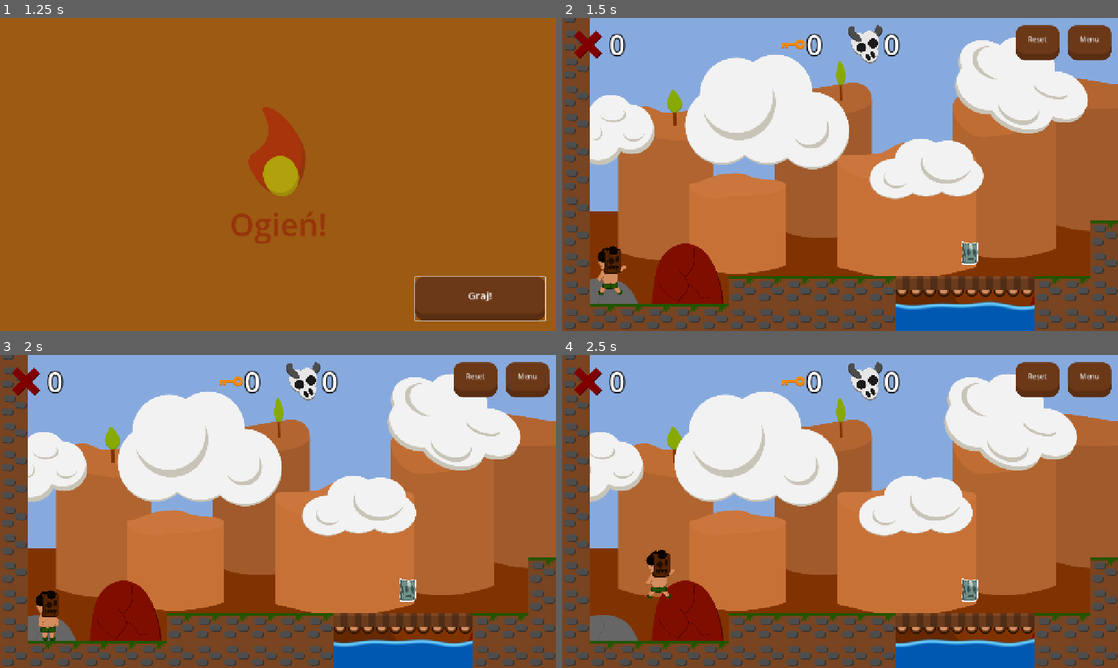
Above: before the commit, frames 1-4 (two rows, left to right).
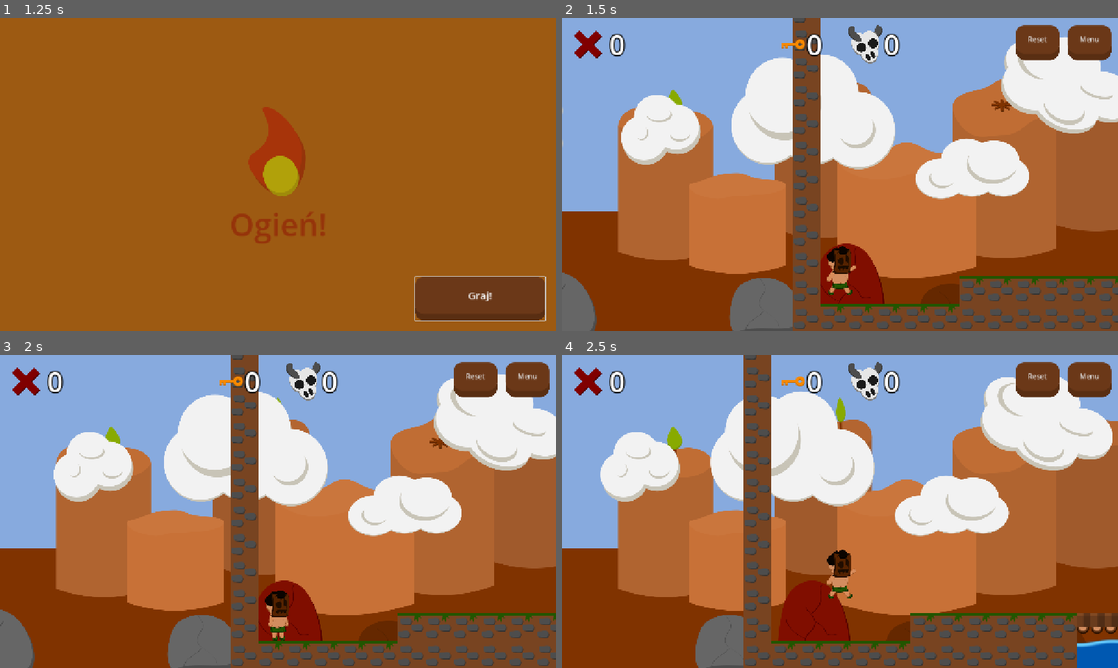
Above: after the commit, the same moments.

Repository: Nabiz/FourElements
Game: Godot game, scene res://Scenes/GUI/main_menu.tscn
The game is run twice, just before and just after one commit, with the same random seed, the same clock (stepped at 60 frames per second) and the same inputs. The engine's default icon, where the game draws it, is replaced by a stand-in: a white triangle on a blue panel in a dark square.
Inputs:
- Up to frame 1 (1.25 s): click "Nowa Gra" at 0.5 s
- Up to frame 2 (1.5 s): click "Graj!" at 1.25 s
- Up to frame 3 (2 s): no input
- Up to frame 4 (2.5 s): tap Enter (ui_accept) at 2, 2.27 s; hold Right (ui_right) from 2.03 s (still down); hold E (ui_talk) from 2.03 s (still down); tap X (ui_fire) at 2.1 s

Frame 1 is identical in both runs. In frame 2, 42% of the frame differs, in the area x 0-100%, y 0-100%; in frame 3, 41%; in frame 4, 41%.

Commit message:
fixes after demo day

Diff:
--- a/Levels/all_Level_2.tscn
+++ b/Levels/all_Level_2.tscn
@@ -17,7 +17,6 @@
 
 [node name="Player" parent="." instance=ExtResource("1_amow4")]
 position = Vector2(575, 541)
-camera_limits = [-1024, -432, 1792, 720]
 
 [node name="FinishArea" parent="." node_paths=PackedStringArray("end_level_popup") instance=ExtResource("2_0va4v")]
 position = Vector2(866, 521)
@@ -65,6 +64,10 @@
 position = Vector2(1163, 525)
 element = 4
 
+[node name="MaskPickup13" parent="Node2D" instance=ExtResource("7_qsjp0")]
+position = Vector2(1163, 445)
+element = 4
+
 [node name="MaskPickup7" parent="Node2D" instance=ExtResource("7_qsjp0")]
 position = Vector2(1419, 302)
 element = 2
--- a/Levels/cartographer_level.tscn
+++ b/Levels/cartographer_level.tscn
@@ -7,16 +7,17 @@
 [ext_resource type="TileSet" uid="uid://lqi2h7vfgbei" path="res://resources/tilesets/tileset.tres" id="5_vy2kb"]
 [ext_resource type="PackedScene" uid="uid://bbp66xbtvbism" path="res://scenes/pickups/mask_pickup.tscn" id="6_5cabp"]
 [ext_resource type="Texture2D" uid="uid://dve8xxd3nthh1" path="res://assets/cartograph/rope.png" id="8_bvx3d"]
-[ext_resource type="Texture2D" uid="uid://x5ibwxw3h8xe" path="res://assets/cartograph/cartograph.png" id="8_gur2h"]
 [ext_resource type="PackedScene" uid="uid://cduv0gbami34p" path="res://scenes/props/water_path.tscn" id="10_5cabp"]
 [ext_resource type="Texture2D" uid="uid://b4hjfgh28lpdo" path="res://assets/cartograph/pot_cover.png" id="10_bvx3d"]
 [ext_resource type="Script" uid="uid://cmjm8o6ifdamu" path="res://scripts/custom_objectives/cartographer_encounter.gd" id="11_pbsl8"]
 [ext_resource type="Texture2D" uid="uid://47gyut2y5yen" path="res://icon.svg" id="12_5cabp"]
 [ext_resource type="Script" uid="uid://dn6vlnmw501al" path="res://scripts/props/rope.gd" id="12_bvx3d"]
+[ext_resource type="Texture2D" uid="uid://dxyohwfduk0tb" path="res://assets/cartograph/cartograph_v2.png" id="12_shu37"]
 [ext_resource type="PackedScene" uid="uid://b657y1ssc83x3" path="res://scenes/props/fire.tscn" id="12_tdya1"]
 [ext_resource type="Texture2D" uid="uid://by6hvtxok1nhk" path="res://assets/cartograph/pot.png" id="14_ha5n6"]
 [ext_resource type="PackedScene" uid="uid://dwkde8i2sh1ce" path="res://scenes/props/dialogue_area.tscn" id="16_3l2mx"]
 [ext_resource type="PackedScene" uid="uid://dpvdhpekec6yg" path="res://scenes/gui/dialogue_canvas.tscn" id="17_rvum4"]
+[ext_resource type="Texture2D" uid="uid://csgd6qmb47yrd" path="res://assets/particles/bubble.png" id="18_shu37"]
 
 [sub_resource type="Animation" id="Animation_ha5n6"]
 resource_name = "1"
@@ -30,7 +31,7 @@
 "times": PackedFloat32Array(0, 0.5),
 "transitions": PackedFloat32Array(1, 1),
 "update": 0,
-"values": [Vector2(1089, 283), Vector2(1090, 439)]
+"values": [Vector2(1089, 283), Vector2(1090, 444)]
 }
 tracks/1/type = "value"
 tracks/1/imported = false
@@ -70,6 +71,18 @@
 "update": 1,
 "values": [true]
 }
+tracks/4/type = "value"
+tracks/4/imported = false
+tracks/4/enabled = true
+tracks/4/path = NodePath("AnimationPlayer:current_animation")
+tracks/4/interp = 1
+tracks/4/loop_wrap = true
+tracks/4/keys = {
+"times": PackedFloat32Array(0.5),
+"transitions": PackedFloat32Array(1),
+"update": 1,
+"values": [&"waving"]
+}
 
 [sub_resource type="Animation" id="Animation_pbsl8"]
 length = 0.001
@@ -109,6 +122,18 @@
 "update": 1,
 "values": [false]
 }
+tracks/3/type = "value"
+tracks/3/imported = false
+tracks/3/enabled = true
+tracks/3/path = NodePath("AnimationPlayer:current_animation")
+tracks/3/interp = 1
+tracks/3/loop_wrap = true
+tracks/3/keys = {
+"times": PackedFloat32Array(0),
+"transitions": PackedFloat32Array(1),
+"update": 1,
+"values": [""]
+}
 
 [sub_resource type="AnimationLibrary" id="AnimationLibrary_3l2mx"]
 _data = {
@@ -116,14 +141,62 @@
 &"RESET": SubResource("Animation_pbsl8")
 }
 
+[sub_resource type="Animation" id="Animation_rdxbt"]
+length = 0.001
+tracks/0/type = "value"
+tracks/0/imported = false
+tracks/0/enabled = true
+tracks/0/path = NodePath(".:frame")
+tracks/0/interp = 1
+tracks/0/loop_wrap = true
+tracks/0/keys = {
+"times": PackedFloat32Array(0),
+"transitions": PackedFloat32Array(1),
+"update": 1,
+"values": [0]
+}
+
+[sub_resource type="Animation" id="Animation_shu37"]
+resource_name = "waving"
+length = 0.5
+loop_mode = 1
+tracks/0/type = "value"
+tracks/0/imported = false
+tracks/0/enabled = true
+tracks/0/path = NodePath(".:frame")
+tracks/0/interp = 1
+tracks/0/loop_wrap = true
+tracks/0/keys = {
+"times": PackedFloat32Array(0, 0.233333),
+"transitions": PackedFloat32Array(1, 1),
+"update": 1,
+"values": [0, 1]
+}
+
+[sub_resource type="AnimationLibrary" id="AnimationLibrary_2ih8c"]
+_data = {
+&"RESET": SubResource("Animation_rdxbt"),
+&"waving": SubResource("Animation_shu37")
+}
+
 [sub_resource type="RectangleShape2D" id="RectangleShape2D_bvx3d"]
 size = Vector2(20, 367)
 
+[sub_resource type="Curve" id="Curve_rdxbt"]
+_data = [Vector2(0, 0), 0.0, 0.0, 0, 0, Vector2(0.502066, 0.264911), 0.0, 0.0, 0, 0, Vector2(1, 0), 0.0, 0.0, 0, 0]
+point_count = 3
+
+[sub_resource type="RectangleShape2D" id="RectangleShape2D_2ih8c"]
+size = Vector2(171, 30)
+
 [sub_resource type="RectangleShape2D" id="RectangleShape2D_rvum4"]
 size = Vector2(250, 172)
 
 [sub_resource type="RectangleShape2D" id="RectangleShape2D_shu37"]
 size = Vector2(77, 87)
+
+[sub_resource type="RectangleShape2D" id="RectangleShape2D_rdxbt"]
+size = Vector2(21, 55)
 
 [node name="CartographLevel" type="Node2D"]
 
@@ -142,7 +215,7 @@
 
 [node name="TileMapLayer" type="TileMapLayer" parent="."]
 position = Vector2(0, 16)
-tile_map_data = PackedByteArray("AAAAAAgAAQABAAEAAAAAAAkAAQA …(960 unchanged characters)… CAAAAAAAFAAQAAQACAAAAAAAGAAQAAQACAAAAAAA=")
+tile_map_data = PackedByteArray("AAAAAAgAAQABAAEAAAAAAAkAAQA …(960 unchanged characters)… CAAAAAAAFAAQAAQACAAAAAAAGAAQAAQACAAAAAAAHAAcAAQACAAAAAAA=")
 tile_set = ExtResource("5_vy2kb")
 
 [node name="Node2D" type="Node2D" parent="."]
@@ -155,7 +228,7 @@
 position = Vector2(321, 231)
 
 [node name="MaskPickup3" parent="Node2D" instance=ExtResource("6_5cabp")]
-position = Vector2(576, 421)
+position = Vector2(479, 418)
 element = 4
 
 [node name="Icon" type="Sprite2D" parent="."]
@@ -182,9 +255,10 @@
 position = Vector2(1080, 473)
 scale = Vector2(0.6, 0.75)
 
-[node name="CartographerEncounter" type="Node2D" parent="." node_paths=PackedStringArray("fire")]
+[node name="CartographerEncounter" type="Node2D" parent="." node_paths=PackedStringArray("fire", "bubbles")]
 script = ExtResource("11_pbsl8")
 fire = NodePath("Fire")
+bubbles = NodePath("CPUParticles2D")
 
 [node name="AnimationPlayer" type="AnimationPlayer" parent="CartographerEncounter"]
 root_node = NodePath("../Cartograph")
@@ -196,8 +270,14 @@
 position = Vector2(1089, 283)
 rotation = -3.14159
 scale = Vector2(0.35, 0.35)
-texture = ExtResource("8_gur2h")
+texture = ExtResource("12_shu37")
 flip_h = true
+hframes = 2
+
+[node name="AnimationPlayer" type="AnimationPlayer" parent="CartographerEncounter/Cartograph"]
+libraries = {
+&"": SubResource("AnimationLibrary_2ih8c")
+}
 
 [node name="Rope" type="Area2D" parent="CartographerEncounter" node_paths=PackedStringArray("animation_player", "collision_shape")]
 position = Vector2(1091, 132)
@@ -236,10 +316,14 @@
 z_index = 1
 position = Vector2(1090, 601)
 
+[node name="CollisionShape2D" parent="CartographerEncounter/Fire" index="1"]
+position = Vector2(-21, 0)
+
 [node name="DialogueArea" parent="CartographerEncounter" node_paths=PackedStringArray("dialogue_canvas") instance=ExtResource("16_3l2mx")]
 position = Vector2(1089, 433)
 monitoring = false
 dialogue_canvas = NodePath("../DialogCanvas")
+character_array = ["Thomas", "Shilah", "Thomas", "Shilah"]
 sentence_array = ["Ratunku nie umiem pływać!", "Nie martw się! Już jesteś bezpieczny. Mam na imię Shilah i jestem wodze …(351 unchanged characters)…
 
 [node name="Cartograph" parent="CartographerEncounter/DialogueArea" index="1"]
@@ -247,6 +331,24 @@
 
 [node name="DialogCanvas" parent="CartographerEncounter" instance=ExtResource("17_rvum4")]
 visible = false
+
+[node name="CPUParticles2D" type="CPUParticles2D" parent="CartographerEncounter"]
+z_index = 1
+position = Vector2(1086, 455)
+amount = 50
+texture = ExtResource("18_shu37")
+speed_scale = 0.5
+emission_shape = 3
+emission_rect_extents = Vector2(80, 10)
+gravity = Vector2(0, -245)
+scale_amount_curve = SubResource("Curve_rdxbt")
+
+[node name="WaterArea" type="Area2D" parent="CartographerEncounter"]
+position = Vector2(1065, 472)
+
+[node name="CollisionShape2D" type="CollisionShape2D" parent="CartographerEncounter/WaterArea"]
+position = Vector2(17, -21)
+shape = SubResource("RectangleShape2D_2ih8c")
 
 [node name="StaticBody2D" type="StaticBody2D" parent="."]
 position = Vector2(1079, 564)
@@ -259,7 +361,14 @@
 position = Vector2(138, -77)
 shape = SubResource("RectangleShape2D_shu37")
 
+[node name="CollisionShape2D3" type="CollisionShape2D" parent="StaticBody2D"]
+position = Vector2(-104.5, -99.5)
+shape = SubResource("RectangleShape2D_rdxbt")
+
 [connection signal="area_entered" from="CartographerEncounter/Rope" to="CartographerEncounter/Rope" method="_on_area_entered"]
+[connection signal="tree_exited" from="CartographerEncounter/Fire" to="CartographerEncounter" method="_on_fire_tree_exited"]
 [connection signal="dialogue_ended" from="CartographerEncounter/DialogCanvas" to="CartographerEncounter" method="_on_dialog_canvas_dialogue_ended"]
-
+[connection signal="body_entered" from="CartographerEncounter/WaterArea" to="CartographerEncounter" method="_on_water_area_body_entered"]
+
+[editable path="CartographerEncounter/Fire"]
 [editable path="CartographerEncounter/DialogueArea"]
--- a/Levels/earth_level_1.tscn
+++ b/Levels/earth_level_1.tscn
@@ -34,11 +34,11 @@
 [node name="Node2D" type="Node2D" parent="."]
 
 [node name="MaskPickup" parent="Node2D" instance=ExtResource("7_u37go")]
-position = Vector2(580, 349)
+position = Vector2(633, 349)
 element = 3
 
 [node name="MaskPickup2" parent="Node2D" instance=ExtResource("7_u37go")]
-position = Vector2(899, 349)
+position = Vector2(837, 349)
 element = 3
 
 [node name="LabelHandler" type="Node2D" parent="."]
--- a/Levels/fire_level_1.tscn
+++ b/Levels/fire_level_1.tscn
@@ -14,7 +14,6 @@
 
 [node name="Player" parent="." instance=ExtResource("1_5l3s2")]
 position = Vector2(111, 584)
-camera_limits = [null, -1000000, 2272, 720]
 
 [node name="FinishArea" parent="." node_paths=PackedStringArray("end_level_popup") instance=ExtResource("2_tckme")]
 position = Vector2(2145, 585)
@@ -66,8 +65,12 @@
 position = Vector2(1264, 580)
 
 [node name="Fire" parent="." instance=ExtResource("9_mrv01")]
+z_index = 10
 position = Vector2(1570, 601)
 
 [node name="MaskPickup" parent="." instance=ExtResource("7_dsr4j")]
-position = Vector2(939, 587)
+position = Vector2(1738, 587)
 element = 2
+
+[node name="MaskPickup2" parent="." instance=ExtResource("7_dsr4j")]
+position = Vector2(1389, 589)
--- a/Levels/water_level_1.tscn
+++ b/Levels/water_level_1.tscn
@@ -8,11 +8,32 @@
 [ext_resource type="PackedScene" uid="uid://cduv0gbami34p" path="res://scenes/props/water_path.tscn" id="6_h2cuw"]
 [ext_resource type="PackedScene" uid="uid://bbp66xbtvbism" path="res://scenes/pickups/mask_pickup.tscn" id="7_vasab"]
 [ext_resource type="PackedScene" uid="uid://cwdtgtgv530co" path="res://scenes/pickups/key.tscn" id="8_kt8ba"]
+[ext_resource type="PackedScene" uid="uid://b657y1ssc83x3" path="res://scenes/props/fire.tscn" id="8_ku3fi"]
 
 [node name="WaterLevel" type="Node2D"]
 
+[node name="LabelHandler" type="Node2D" parent="."]
+position = Vector2(610, 1016)
+
+[node name="Label" type="Label" parent="LabelHandler"]
+anchors_preset = 8
+anchor_left = 0.5
+anchor_top = 0.5
+anchor_right = 0.5
+anchor_bottom = 0.5
+offset_left = -365.0
+offset_top = -639.0
+offset_right = -269.0
+offset_bottom = -551.0
+grow_horizontal = 2
+grow_vertical = 2
+theme_override_colors/font_outline_color = Color(0, 0, 0, 1)
+theme_override_constants/outline_size = 10
+theme_override_font_sizes/font_size = 64
+text = "\"X\""
+
 [node name="Player" parent="." instance=ExtResource("1_qomj6")]
-position = Vector2(523, 530)
+position = Vector2(145, 532)
 camera_limits = [null, -1000000, 1792, 720]
 
 [node name="FinishArea" parent="." node_paths=PackedStringArray("end_level_popup") instance=ExtResource("2_qntih")]
@@ -40,6 +61,10 @@
 position = Vector2(301, 536)
 element = 2
 
+[node name="MaskPickup4" parent="Masks" instance=ExtResource("7_vasab")]
+position = Vector2(657, 528)
+element = 2
+
 [node name="MaskPickup2" parent="Masks" instance=ExtResource("7_vasab")]
 position = Vector2(1157, 543)
 element = 4
@@ -50,3 +75,7 @@
 
 [node name="Key" parent="." instance=ExtResource("8_kt8ba")]
 position = Vector2(1471, 221)
+
+[node name="Fire" parent="." instance=ExtResource("8_ku3fi")]
+position = Vector2(485, 524)
+scale = Vector2(1.2, 1.2)
--- a/Resources/themes/theme.tres
+++ b/Resources/themes/theme.tres
@@ -28,6 +28,13 @@
 
 [sub_resource type="StyleBoxFlat" id="StyleBoxFlat_6hc6j"]
 bg_color = Color(0.459165, 0.301599, 0.132017, 1)
+border_width_left = 16
+border_width_bottom = 16
+border_color = Color(0.344403, 0.221903, 0.0898795, 1)
+corner_radius_top_left = 64
+corner_radius_top_right = 64
+corner_radius_bottom_right = 64
+corner_radius_bottom_left = 64
 
 [resource]
 Button/styles/disabled = SubResource("StyleBoxFlat_ho8mu")
--- a/Scenes/player/earth_block.tscn
+++ b/Scenes/player/earth_block.tscn
@@ -12,7 +12,7 @@
 shader_parameter/animated = false
 
 [sub_resource type="RectangleShape2D" id="RectangleShape2D_v7lsk"]
-size = Vector2(80, 64)
+size = Vector2(60, 64)
 
 [sub_resource type="RectangleShape2D" id="RectangleShape2D_w52ox"]
 size = Vector2(54, 20)
@@ -24,11 +24,10 @@
 [node name="Sprite2D" type="Sprite2D" parent="."]
 material = SubResource("ShaderMaterial_60iae")
 position = Vector2(0, -4)
-scale = Vector2(0.35, 0.35)
+scale = Vector2(0.28, 0.35)
 texture = ExtResource("2_unpfy")
 
 [node name="CollisionShape2D" type="CollisionShape2D" parent="."]
-position = Vector2(-1, 0)
 shape = SubResource("RectangleShape2D_v7lsk")
 
 [node name="KillEnemyArea" type="Area2D" parent="."]
--- a/Scenes/player/player.tscn
+++ b/Scenes/player/player.tscn
@@ -13,7 +13,7 @@
 [ext_resource type="PackedScene" uid="uid://jwg0a6288amj" path="res://scenes/player/water_wave.tscn" id="10_je7p5"]
 
 [sub_resource type="RectangleShape2D" id="RectangleShape2D_megsn"]
-size = Vector2(80, 64)
+size = Vector2(64, 64)
 
 [sub_resource type="CapsuleShape2D" id="CapsuleShape2D_dewec"]
 radius = 22.0
@@ -90,7 +90,7 @@
 &"run": SubResource("Animation_bhhdu")
 }
 
-[node name="Player" type="CharacterBody2D" node_paths=PackedStringArray("animation", "sprites", "blank_sprite", "camera", "marker_point", "earth_block_space")]
+[node name="Player" type="CharacterBody2D" node_paths=PackedStringArray("animation", "sprites", "blank_sprite", "camera", "marker_point", "earth_block_space", "coyote_timer")]
 z_index = 1
 collision_mask = 129
 script = ExtResource("1_kyqiw")
@@ -109,6 +109,7 @@
 earth_block_scene = ExtResource("9_fm80t")
 water_wave_scene = ExtResource("10_je7p5")
 earth_block_space = NodePath("Sprites/EarhtBlockSpace")
+coyote_timer = NodePath("CoyoteTimer")
 
 [node name="Sprites" type="Node2D" parent="."]
 position = Vector2(0, -13)
@@ -120,7 +121,7 @@
 vframes = 2
 
 [node name="EarhtBlockSpace" type="Area2D" parent="Sprites"]
-position = Vector2(64, 5)
+position = Vector2(56, 0)
 
 [node name="CollisionShape2D" type="CollisionShape2D" parent="Sprites/EarhtBlockSpace"]
 shape = SubResource("RectangleShape2D_megsn")
@@ -130,7 +131,7 @@
 shape = SubResource("CapsuleShape2D_dewec")
 
 [node name="Marker2D" type="Marker2D" parent="."]
-position = Vector2(64, -8)
+position = Vector2(56, -12)
 
 [node name="Camera2D" type="Camera2D" parent="."]
 limit_bottom = 720
@@ -141,3 +142,8 @@
 libraries = {
 &"": SubResource("AnimationLibrary_ksbbd")
 }
+
+[node name="CoyoteTimer" type="Timer" parent="."]
+wait_time = 0.3
+
+[connection signal="timeout" from="CoyoteTimer" to="." method="_on_coyote_timer_timeout"]
--- a/Scenes/player/water_wave.tscn
+++ b/Scenes/player/water_wave.tscn
@@ -4,19 +4,19 @@
 
 [sub_resource type="AtlasTexture" id="AtlasTexture_47heo"]
 atlas = ExtResource("1_47heo")
-region = Rect2(0, 0, 180, 180)
+region = Rect2(0, 0, 360, 360)
 
 [sub_resource type="AtlasTexture" id="AtlasTexture_6rhv6"]
 atlas = ExtResource("1_47heo")
-region = Rect2(180, 0, 180, 180)
+region = Rect2(360, 0, 360, 360)
 
 [sub_resource type="AtlasTexture" id="AtlasTexture_ys55r"]
 atlas = ExtResource("1_47heo")
-region = Rect2(360, 0, 180, 180)
+region = Rect2(720, 0, 360, 360)
 
 [sub_resource type="AtlasTexture" id="AtlasTexture_ig4ti"]
 atlas = ExtResource("1_47heo")
-region = Rect2(540, 0, 180, 180)
+region = Rect2(1080, 0, 360, 360)
 
 [sub_resource type="SpriteFrames" id="SpriteFrames_fy7oj"]
 animations = [{
@@ -34,7 +34,7 @@
 "texture": SubResource("AtlasTexture_ig4ti")
 }, {
 "duration": 1.0,
-"texture": SubResource("AtlasTexture_47heo")
+"texture": null
 }],
 "loop": false,
 "name": &"default",
@@ -44,14 +44,14 @@
 [sub_resource type="GDScript" id="GDScript_47heo"]
 script/source = "extends AnimatedSprite2D
 
-func _process(delta: float) -> void:
+func _process(_delta: float) -> void:
 	if frame == 4:
 		queue_free()
 "
 
 [node name="Sprite2D" type="AnimatedSprite2D"]
+scale = Vector2(0.5, 0.5)
 sprite_frames = SubResource("SpriteFrames_fy7oj")
 autoplay = "default"
-frame = 4
 frame_progress = 1.0
 script = SubResource("GDScript_47heo")
--- a/Scenes/props/dialogue_area.tscn
+++ b/Scenes/props/dialogue_area.tscn
@@ -27,7 +27,8 @@
 theme_override_colors/font_outline_color = Color(0, 0, 0, 1)
 theme_override_constants/outline_size = 8
 theme_override_font_sizes/font_size = 24
-text = "Wciśnij \"E\", żeby porozmawiać"
+text = "Wciśnij \"E\", żeby porozmawiać
+(Y na padzie XBox)"
 
 [connection signal="body_entered" from="." to="." method="_on_body_entered"]
 [connection signal="body_exited" from="." to="." method="_on_body_exited"]
--- a/Scenes/props/fire.tscn
+++ b/Scenes/props/fire.tscn
@@ -34,3 +34,12 @@
 
 [node name="CollisionShape2D" type="CollisionShape2D" parent="."]
 shape = SubResource("RectangleShape2D_t8fvv")
+
+[node name="Area2D" type="Area2D" parent="."]
+
+[node name="CollisionShape2D2" type="CollisionShape2D" parent="Area2D"]
+shape = SubResource("RectangleShape2D_t8fvv")
+
+[connection signal="area_entered" from="Area2D" to="." method="_on_area_2d_area_entered"]
+[connection signal="body_entered" from="Area2D" to="." method="_on_area_2d_body_entered"]
+[connection signal="body_exited" from="Area2D" to="." method="_on_area_2d_body_exited"]
--- a/Scenes/props/water_path.tscn
+++ b/Scenes/props/water_path.tscn
@@ -59,4 +59,5 @@
 size_flags_vertical = 4
 color = Color(1, 1, 1, 0)
 
+[connection signal="body_entered" from="Area2D" to="." method="_on_area_2d_body_entered"]
 [connection signal="body_exited" from="Area2D" to="." method="_on_area_2d_body_exited"]
--- a/Scripts/GUI/dialogue_canvas.gd
+++ b/Scripts/GUI/dialogue_canvas.gd
@@ -14,7 +14,7 @@
 func _input(event: InputEvent) -> void:
 	if visible:
 		if event.is_action_pressed("ui_up"):
-			end_dialogue()
+			pass#end_dialogue()
 		elif event.is_action_released("ui_select"):
 			next_statement()
 
--- a/Scripts/custom_objectives/cartographer_encounter.gd
+++ b/Scripts/custom_objectives/cartographer_encounter.gd
@@ -1,6 +1,7 @@
 extends Node2D
 
 @export var fire: Fire
+@export var bubbles: CPUParticles2D
 
 func _ready() -> void:
 	LevelManagerAutoload.current_level_index = 9
@@ -12,3 +13,12 @@
 
 func _on_dialog_canvas_dialogue_ended() -> void:
 	LevelObjective.instance.on_fullify_custom_objective()
+
+
+func _on_fire_tree_exited() -> void:
+	bubbles.emitting = false
+
+
+func _on_water_area_body_entered(body: Node2D) -> void:
+	if body is Player and fire:
+		LevelManagerAutoload.restart_level()
--- a/Scripts/managers/level_manager.gd
+++ b/Scripts/managers/level_manager.gd
@@ -26,7 +26,7 @@
 	WaterPathManager.reset_manager()
 	current_level_index = level_index
 	current_level = level_scenes[current_level_index]
-	get_tree().change_scene_to_packed(current_level)
+	get_tree().call_deferred("change_scene_to_packed", current_level)
 	SoundManagerAutoload.play_music(SoundManagerAutoload.level_music)
 
 
--- a/Scripts/player/player.gd
+++ b/Scripts/player/player.gd
@@ -5,7 +5,7 @@
 var JUMP_VELOCITY = -420.0
 const HIGHER_JUMP_VELOCITY = -550.0
 
-static var instance
+static var instance: Player
 
 var face_direction = Vector2.RIGHT
 var can_move: bool = true
@@ -35,16 +35,19 @@
 @export var water_wave_scene: PackedScene
 @export var earth_block_space: Area2D
 
+var can_shoot = true
+@export var coyote_timer: Timer
+var can_jump = true
 
 func _enter_tree() -> void:
 	instance = self
 
 
 func _ready() -> void:
-	camera.limit_left = camera_limits[0]
-	camera.limit_top = camera_limits[1]
-	camera.limit_right = camera_limits[2]
-	camera.limit_bottom = camera_limits[3]
+	#camera.limit_left = camera_limits[0]
+	#camera.limit_top = camera_limits[1]
+	#camera.limit_right = camera_limits[2]
+	#camera.limit_bottom = camera_limits[3]
 
 	if higher_jumps:
 		JUMP_VELOCITY = HIGHER_JUMP_VELOCITY
@@ -71,7 +74,11 @@
 func basic_movement(delta: float) -> void:
 	if not is_on_floor():
 		velocity += get_gravity() * delta
-	if Input.is_action_just_pressed("ui_accept") and is_on_floor():
+		if coyote_timer.is_stopped():
+			coyote_timer.start()
+	else:
+		can_jump = true
+	if Input.is_action_just_pressed("ui_accept") and can_jump:
 		if Input.is_action_pressed("ui_down"):
 			set_collision_mask_value(8, false)
 			await get_tree().create_timer(0.2).timeout
@@ -124,7 +131,7 @@
 
 
 func spawn_fire_bullet():
-	if MaskManager.current_element == MaskManager.Element.FIRE:
+	if MaskManager.current_element == MaskManager.Element.FIRE and can_shoot:
 		MaskManager.use_ammo()
 		var bullet: FireBullet = fire_bullet_scene.instantiate()
 		bullet.direction = face_direction
@@ -171,7 +178,8 @@
 		if check_earth_block_space():
 			MaskManager.use_ammo()
 			var block: EarthBlock = earth_block_scene.instantiate()
-			block.global_position = marker_point.global_position
+			block.velocity.y = clamp(velocity.y, 0, abs(velocity.y))
+			block.global_position = marker_point.global_position.snapped(Vector2(32,1))
 			get_parent().add_child(block)
 
 
@@ -184,3 +192,7 @@
 			sprites.scale.x = 1
 			face_direction = Vector2.RIGHT
 			marker_point.position.x = 64.0
+
+
+func _on_coyote_timer_timeout() -> void:
+	can_jump = false
--- a/Scripts/props/dialogue_area.gd
+++ b/Scripts/props/dialogue_area.gd
@@ -12,7 +12,7 @@
 var can_open_dialogue: bool = false
 
 func _input(event: InputEvent) -> void:
-	if event.is_action_pressed("ui_talk") and can_open_dialogue:
+	if event.is_action_pressed("ui_talk") and can_open_dialogue and Player.instance.is_on_floor():
 		if dialogue_canvas.visible == false:
 			dialogue_canvas.start_dialogue(character_array, sentence_array)
 			hint_label.hide()
--- a/Scripts/props/fire.gd
+++ b/Scripts/props/fire.gd
@@ -1,6 +1,5 @@
 class_name Fire
 extends StaticBody2D
-
 
 func _enter_tree() -> void:
 	WaterPathManager.append_fire(self)
@@ -17,3 +16,19 @@
 func remove_fire():
 	WaterPathManager.fires.erase(self)
 	queue_free()
+
+
+func _on_area_2d_area_entered(area: Area2D) -> void:
+	if area is FireBullet:
+		area.queue_free()
+
+
+func _on_area_2d_body_entered(body: Node2D) -> void:
+	if body is Player:
+		var player = body as Player
+		player.can_shoot = false
+
+func _on_area_2d_body_exited(body: Node2D) -> void:
+	if body is Player:
+		var player = body as Player
+		player.can_shoot = true
--- a/Scripts/props/water_path.gd
+++ b/Scripts/props/water_path.gd
@@ -8,11 +8,13 @@
 	disable_static_body()
 	WaterPathManager.append_water_path(self)
 
+func _on_area_2d_body_entered(body: Node2D) -> void:
+		if body is Player and MaskManager.current_element != MaskManager.Element.WATER:
+			LevelManagerAutoload.restart_level()
 
 func _on_area_2d_body_exited(body: Node2D) -> void:
 	if body is Player and MaskManager.current_element == MaskManager.Element.WATER:
-		MaskManager.use_ammo()
-
+			MaskManager.use_ammo()
 
 func enable_static_body():
 	static_body.set_collision_layer_value(1, true)
--- a/project.godot
+++ b/project.godot
@@ -80,12 +80,13 @@
 }
 ui_reset={
 "deadzone": 0.2,
-"events": [Object(InputEventJoypadButton,"resource_local_to_scene":false,"resource_name":"","device":-1,"button_index":3,"pressure":0.0,"pressed":true,"script":null)
+"events": [Object(InputEventJoypadButton,"resource_local_to_scene":false,"resource_name":"","device":-1,"button_index":4,"pressure":0.0,"pressed":true,"script":null)
 , Object(InputEventKey,"resource_local_to_scene":false,"resource_name":"","device":-1,"window_id":0,"alt_pressed":false …(183 unchanged characters)…
 ]
 }
 ui_talk={
 "deadzone": 0.2,
 "events": [Object(InputEventKey,"resource_local_to_scene":false,"resource_name":"","device":-1,"window_id":0,"alt_press …(192 unchanged characters)…
+, Object(InputEventJoypadButton,"resource_local_to_scene":false,"resource_name":"","device":-1,"button_index":3,"pressure":0.0,"pressed":true,"script":null)
 ]
 }
Binary file changed: Assets/Cartograph/cartograph_v2.png
Binary file changed: Assets/Props/water_wave.png
Binary file added: Assets/particles/bubble.png
Not shown, added: Assets/particles/bubble.png.import
Not shown: 1 places in Levels/cartographer_level.tscn that only renumber resources
Not shown: 1 places in Levels/water_level_1.tscn that only renumber resources
Not shown: 1 places in Scenes/autoloads/level_manager_autoload.tscn that only renumber resources
